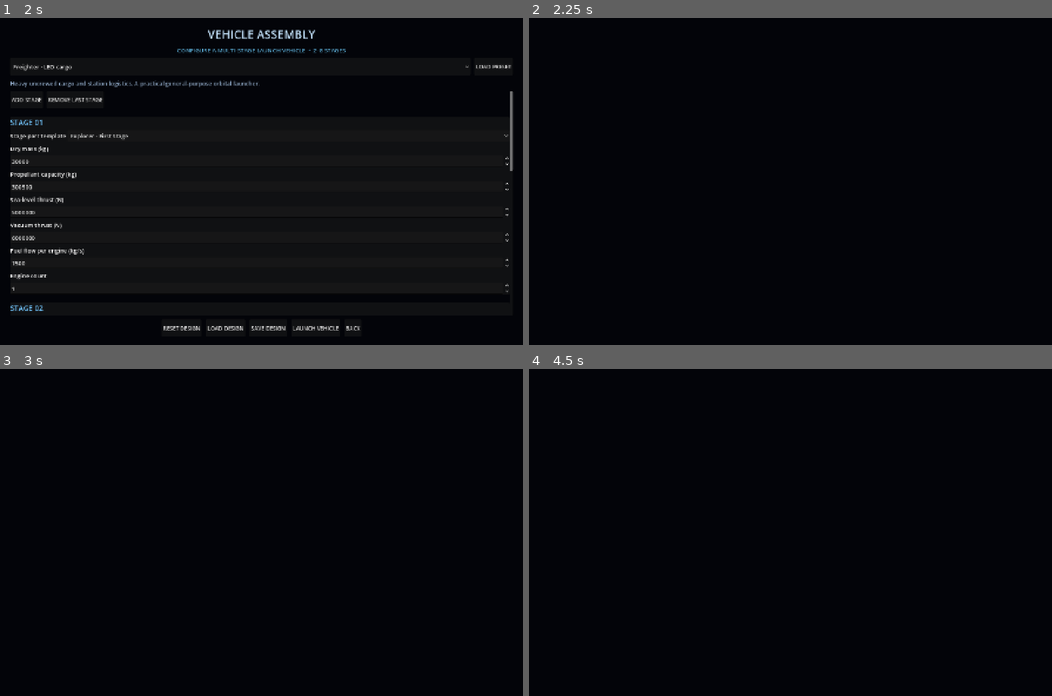
Above: before the commit, frames 1-4 (two rows, left to right).
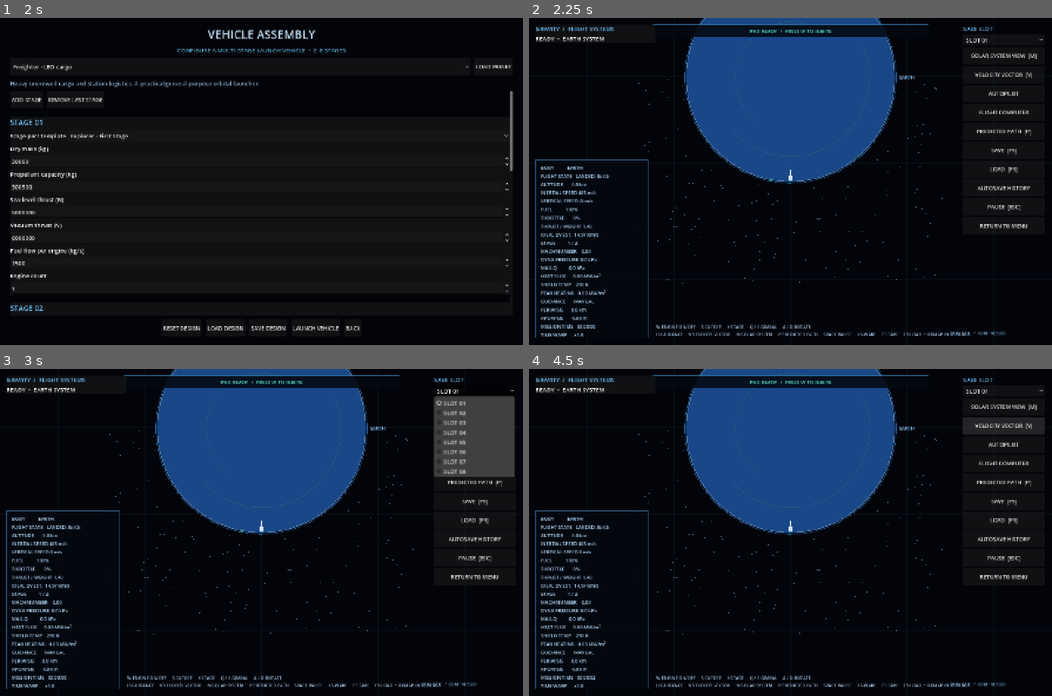
Above: after the commit, the same moments.

Repository: Blagos1195/Gravity-simulator
Game: Godot game, scene res://scenes/main.tscn
Two runs of this game, one before a commit and one after it. Both use one fixed random seed, a clock stepped at 60 frames per second and the inputs below.
Inputs (mouse positions are in pixels of both pictures, inside the frame that each line leads up to):
- Up to frame 1 (2 s): click "NEW GAME" at 0.5 s; click "CONTINUE TO ROCKET BUILDER" at 1.25 s
- Up to frame 2 (2.25 s): click "LAUNCH VEHICLE" at 2 s
- Up to frame 3 (3 s): click (475, 391) at 2.75 s, where only the run after the commit has a clickable "SLOT 01"
- Up to frame 4 (4.5 s): click (1004, 408) at 3.5 s, where only the run after the commit has a clickable "SOLAR SYSTEM VIEW [M]"; click (1004, 424) at 4.25 s, where only the run after the commit has a clickable "VELOCITY VECTOR [V]"

Frame 1 is identical in both runs. In frame 2, 20% of the frame differs, in the area x 1-99%, y 0-98%; in frame 3, 24%; in frame 4, 21%.
Error before the commit: Parse Error: Identifier "thrust_force" not declared in the current scope. (res://scripts/simulation_view.gd:1033)

Commit message:
Estimate finite-burn correction from active engine thrust

Diff:
--- a/Gravity/scripts/simulation_view.gd
+++ b/Gravity/scripts/simulation_view.gd
@@ -1030,9 +1030,10 @@
 						autopilot_burn_tracks_orbit = bool(departure_orbit.get("bound", false)) and float(departure_orbit.get("eccentrici …(195 unchanged characters)…
 						var planned_departure_delta_v := float(transfer_plan.get("departure_delta_v", 0.0))
 						var commanded_departure_delta_v := planned_departure_delta_v
-						if autopilot_burn_tracks_orbit and planned_departure_delta_v > 0.0 and thrust_force > 0.0:
+						var departure_thrust := _engine_thrust(altitude)
+						if autopilot_burn_tracks_orbit and planned_departure_delta_v > 0.0 and departure_thrust > 0.0:
 							var departure_mass := maxf(1.0, _current_vehicle_mass())
-							var departure_acceleration := thrust_force / departure_mass
+							var departure_acceleration := departure_thrust / departure_mass
 							var estimated_burn_duration := planned_departure_delta_v / maxf(0.1, departure_acceleration)
 							var departure_orbital_rate := sqrt(G * float(guidance_body.mass) / pow(guidance_position.length(), 3.0))
 							var finite_burn_margin := clampf(departure_orbital_rate * estimated_burn_duration * 0.25, 0.0, 0.12)
